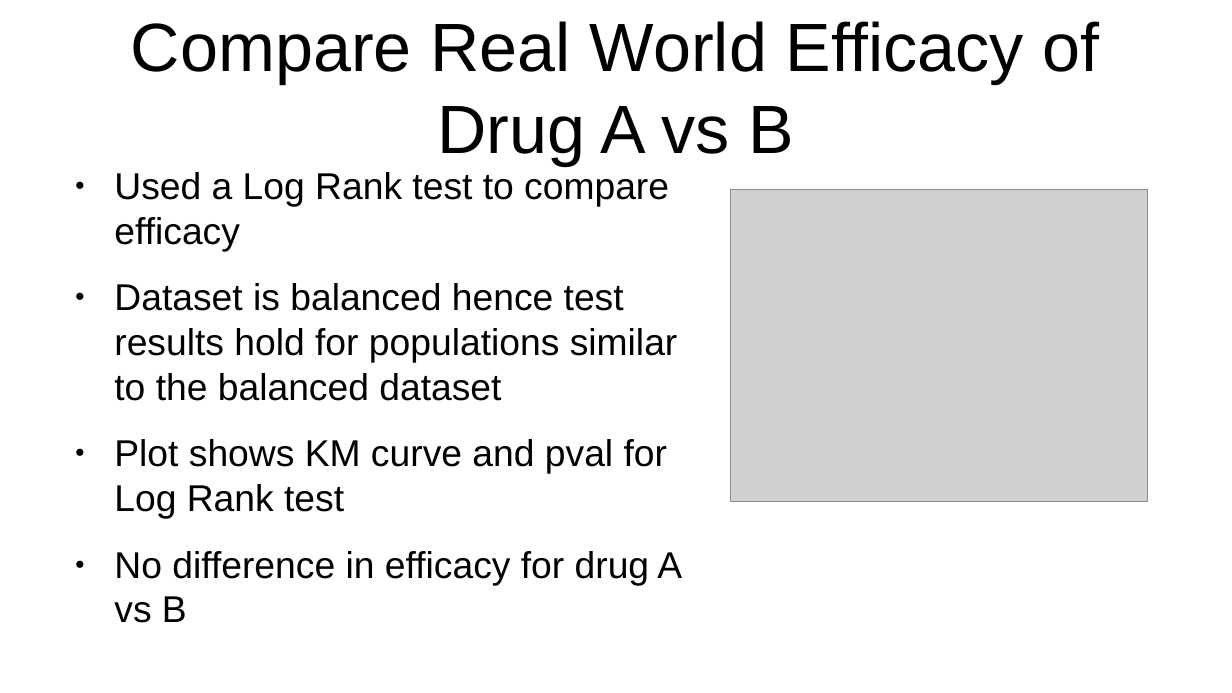
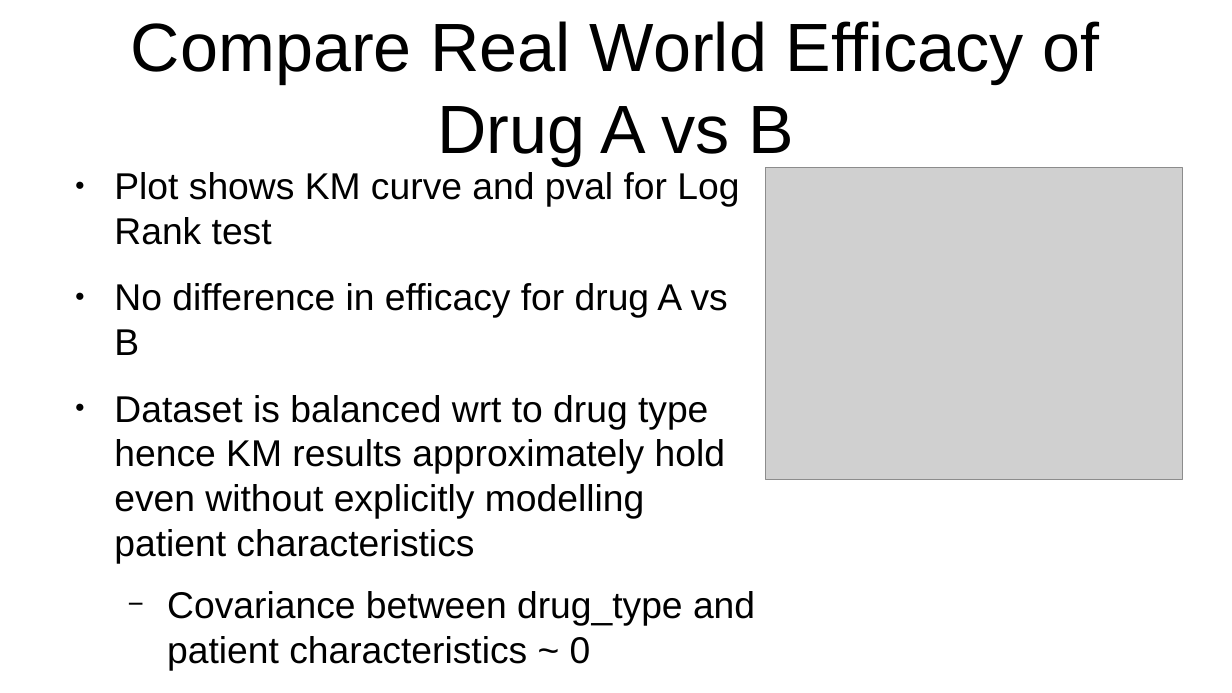
Before and after one commit to leexa90/RWD-drug-efficacy, a slide deck: slide 17 of ppt.odp (slide 14 before the commit). Drawn at 1232x693 pixels with LibreOffice and Linux fonts; fonts in the diff are those of the drawing; grey boxes stand for pictures. Boxes give left, top, right and bottom in pixels: in the first picture for what was removed or moved away, otherwise in the second. Text is boxed around its words. In the diff, an @@ line names an element or a change of style, - is before the commit and + after.

```diff
--- a/ppt.odp
+++ b/ppt.odp
@@ text at [114,172,678,401]: paragraphs removed @@
-● Used a Log Rank test to compare efficacy
-● Dataset is balanced hence test results hold for populations similar to the balanced dataset
@@ picture: place and size @@
-picture at [731,190,1148,502]
+picture at [766,168,1183,480]
@@ text at [114,395,755,626]: paragraphs added @@
+● Dataset is balanced wrt to drug type hence KM results approximately hold even without explicitly modelling patient characteristics
+  − Covariance between drug_type and patient characteristics ~ 0
```
Also in this commit, not shown: 7 other slides changed, 3 slides added.
